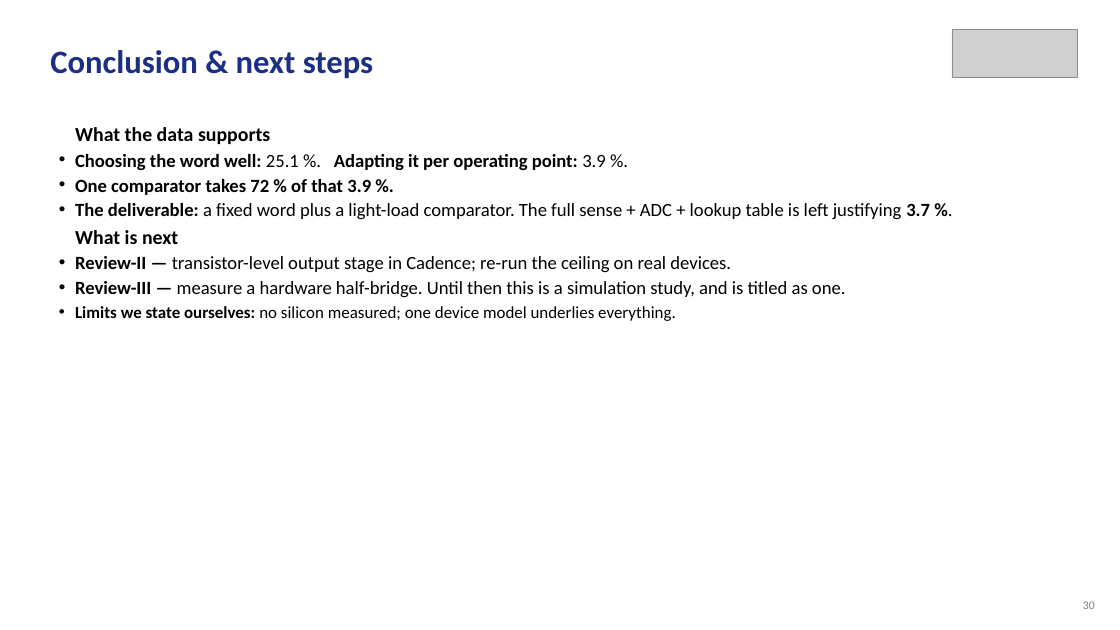
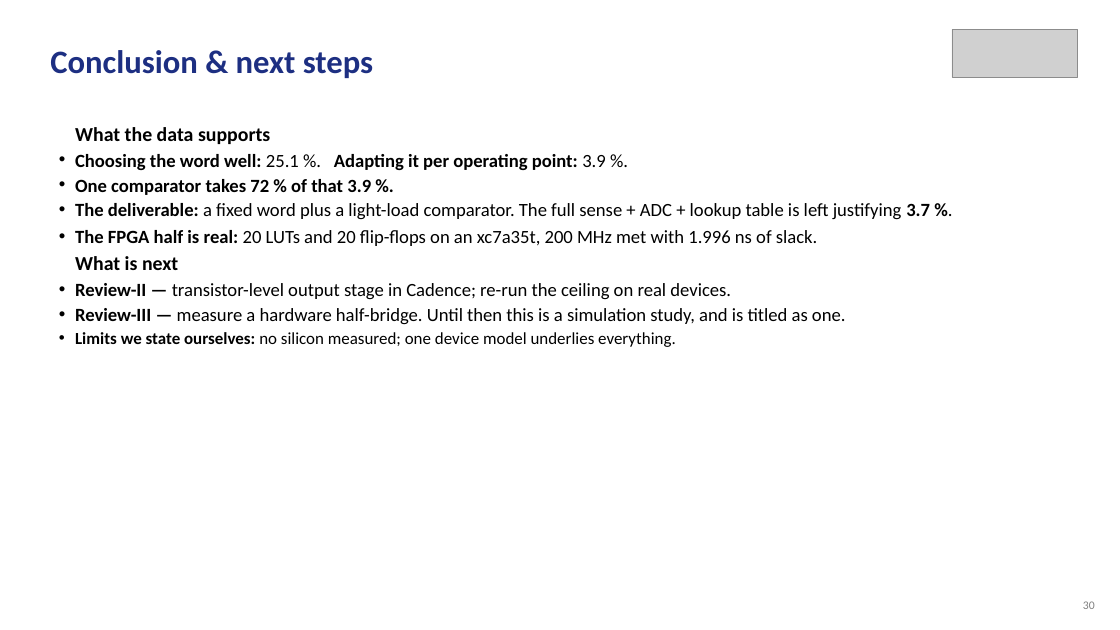
Before and after one commit to Amritha902/gan-driver, a slide deck: slide 30 of review/Review1_GaN_Segmented_Gate_Driver.pptx. Drawn at 1120x630 pixels with LibreOffice and Linux fonts; fonts in the diff are those of the drawing; grey boxes stand for pictures. Boxes give left, top, right and bottom in pixels: in the first picture for what was removed or moved away, otherwise in the second. Text is boxed around its words. In the diff, an @@ line names an element or a change of style, - is before the commit and + after.

```diff
--- a/review/Review1_GaN_Segmented_Gate_Driver.pptx
+++ b/review/Review1_GaN_Segmented_Gate_Driver.pptx
@@ text at <box>75,230,817,246</box>: paragraph added @@
+• The FPGA half is real: 20 LUTs and 20 flip-flops on an xc7a35t, 200 MHz met with 1.996 ns of slack.
```
Also in this commit, not shown: 2 other slides changed, 4 other files.
